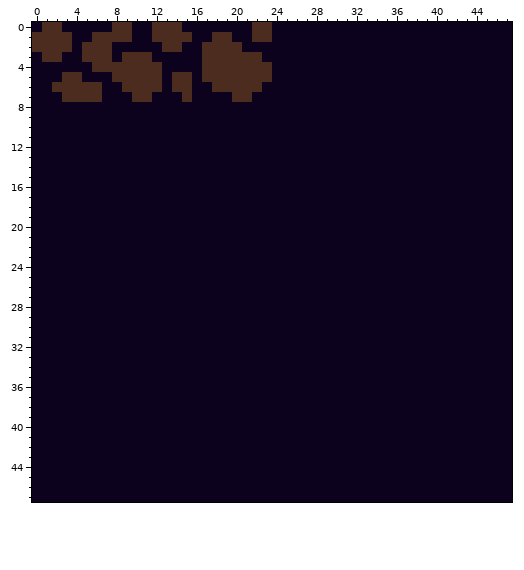
Two states of a pixel-art sprite, Assets/Sprites/Tiles/Infill.png. Above, as it was before the edit.
The file is 48x48 pixels.
The result:
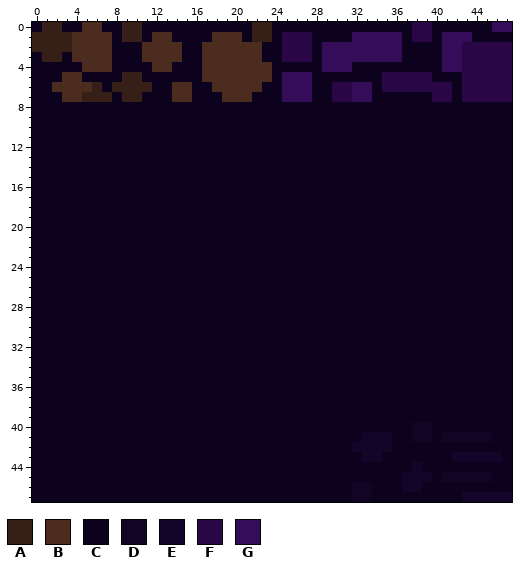
Palette (. is transparent): A #351f16  B #4d2c20  C #0d021e  D #110424  E #13042a  F #290747  G #350c59
Changes in this commit:
@@ x 0..47 @@
- 0 CBBCCCCCBBCCBBBCCCCCCCBBCCCCCCCCCCCCCCCCCCCCCCCC
- 1 BBBBCCBBBBCCBBBBCCBBCCBBCCCCCCCCCCCCCCCCCCCCCCCC
- 2 BBBBCBBBCCCCCBBCCBBBBCCCCCCCCCCCCCCCCCCCCCCCCCCC
- 3 CBBCCBBBCBBBCCCCCBBBBBBCCCCCCCCCCCCCCCCCCCCCCCCC
- 4 CCCCCCBBBBBBBCCCCBBBBBBBCCCCCCCCCCCCCCCCCCCCCCCC
- 5 CCCBBCCCBBBBBCBBCBBBBBBBCCCCCCCCCCCCCCCCCCCCCCCC
- 6 CCBBBBBCCBBBBCBBCCBBBBBCCCCCCCCCCCCCCCCCCCCCCCCC
- 7 CCCBBBBCCCBBCCCBCCCCBBCCCCCCCCCCCCCCCCCCCCCCCCCC
+ 0 CAACCBBCCAACCCCCCCCCCCAACCCCCCCCCCCCCCFFCCCCCCGG
+ 1 AAAABBBBCAACBBCCCCBBBCAACFFFCCCCGGGGGCFFCGGGCCCC
+ 2 AAAABBBBCCCBBBBCCBBBBBBCCFFFCGGGGGGGGCCCCGGFFFFF
+ 3 CAACBBBBCCCBBBBCCBBBBBBCCFFFCGGGGGGGGCCCCGGFFFFF
+ 4 CCCCCBBBCCCCBBCCCBBBBBBBCCCCCGGGCCCCCCCCCGGFFFFF
+ 5 CCCBBCCCCAACCCCCCBBBBBBBCGGGCCCCCCCFFFFFCCCFFFFF
+ 6 CCBBBBACAAAACCBBCCBBBBBCCGGGCCFFGGCFFFFFFFCFFFFF
+ 7 CCCBBAAACAACCCBBCCCBBBCCCGGGCCFFGGCCCCCCFFCFFFFF
  8 CCCCCCCCCCCCCCCCCCCCCCCCCCCCCCCCCCCCCCCCCCCCCCCC
@@ x 30..47 @@
 39 CCCCCCCCCCCCCCCCCC
-40 CCCCCCCCCCCCCCCCCC
-41 CCCCCCCCCCCCCCCCCC
-42 CCCCCCCCCCCCCCCCCC
-43 CCCCCCCCCCCCCCCCCC
-44 CCCCCCCCCCCCCCCCCC
-45 CCCCCCCCCCCCCCCCCC
-46 CCCCCCCCCCCCCCCCCC
-47 CCCCCCCCCCCCCCCCCC
+40 CCCCCCCCDDCCCCCCCC
+41 CCCEEECCDDCDDDDDCC
+42 CCEEEECCCCCCCCCCCC
+43 CCCEECCCCCCCEEEEEC
+44 CCCCCCCCECCCCCCCCC
+45 CCCCCCCEEECDDDDDCC
+46 CCDDCCCEECCCCCCCCC
+47 CCDDCCCCCCCCCEEEEE
Pixel boxes of the changes (left, top, right, bottom) in both pictures:
changed: (32, 22, 512, 102)
changed: (352, 422, 512, 502)
